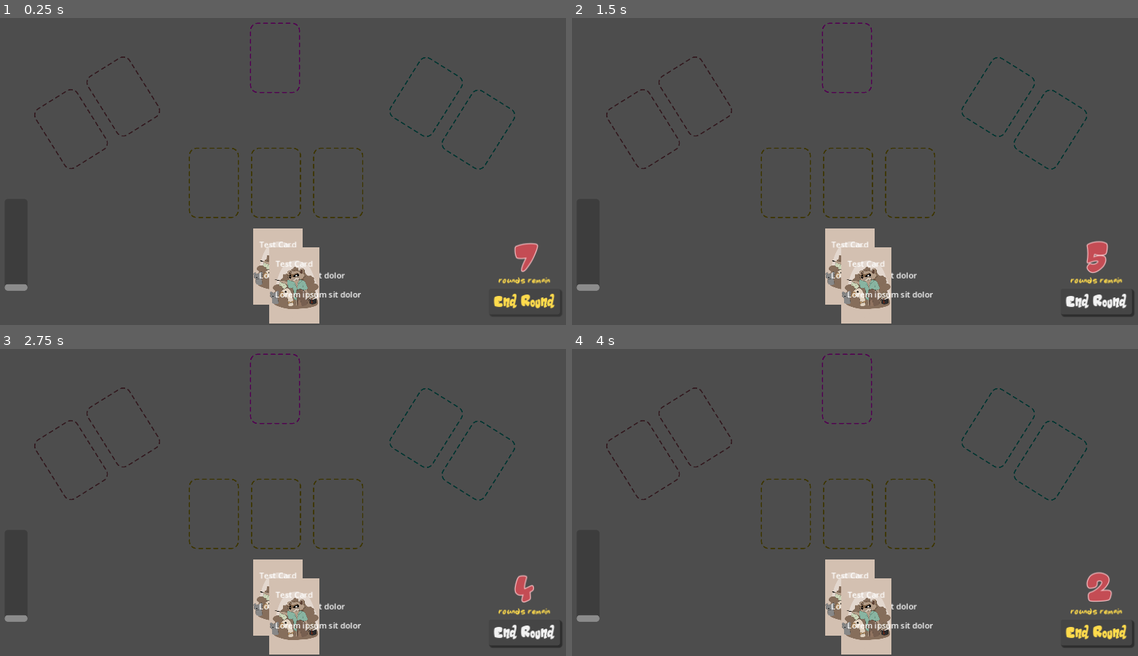
Above: before the commit, frames 1-4 (two rows, left to right).
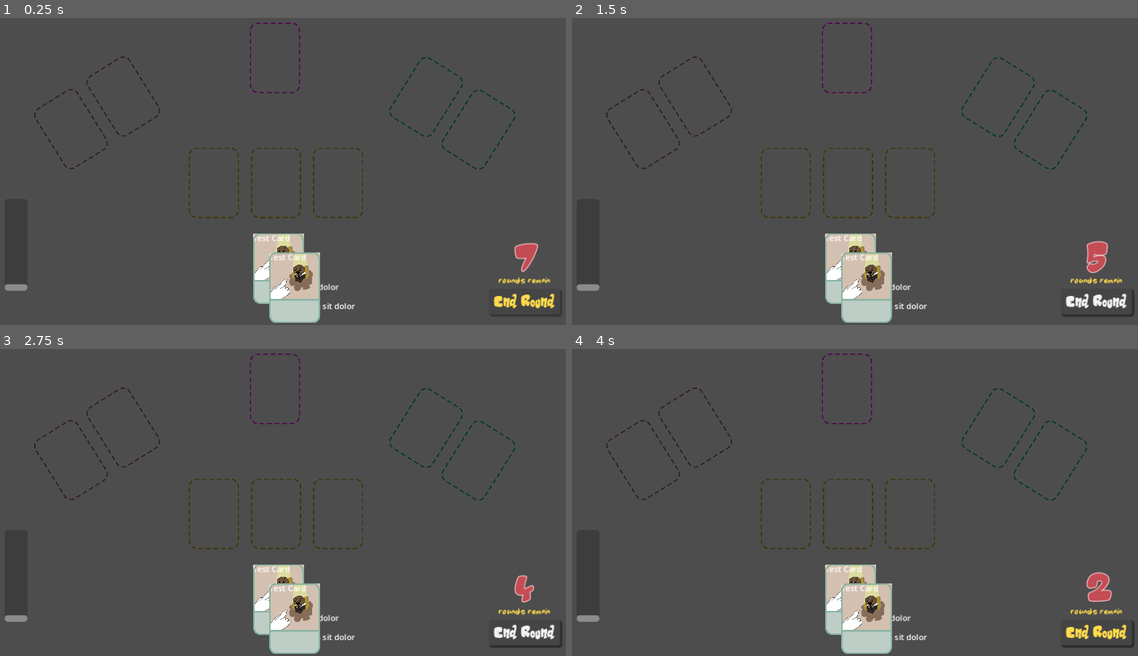
Above: after the commit, the same moments.

Repository: Doorkneel/jester-game
Game: Godot game, scene res://scenes/game.tscn
Same seed, same stepped clock (60 frames per second), same inputs: the game is played once before the commit and once after it.
Inputs (mouse positions are in pixels of both pictures, inside the frame that each line leads up to):
- Up to frame 1 (0.25 s): no input
- Up to frame 2 (1.5 s): click "End Round" at 0.5 s; click "End Round" at 1.25 s
- Up to frame 3 (2.75 s): click "End Round" at 2 s
- Up to frame 4 (4 s): tap Enter at 2.75 s; move the mouse to (787, 514) at 2.77 s; click (787, 514) at 2.85 s; tap Space at 3.5 s; move the mouse to (849, 514) at 3.52 s; click (849, 514) at 3.6 s

The runs differ from the first frame. In frame 1, 2.3% of the frame differs, in the area x 44-64%, y 68-100%; in frame 2, 2.3%; in frame 3, 2.3%; in frame 4, 2.3%.

Commit message:
Add basic card frames
Add cropped card art

Diff:
--- a/assets/set_cards.json
+++ b/cards/audience_participation.json
@@ -1,26 +1,13 @@
 {
-	"roast": {
-
-	},
-	"quip": {
-
-	},
-	"setup": {
-
-	},
-	"read_the_room": {
-
-	},
-	"audience_participation": {
-
-	},
-	"gallows_humour": {
-
-	},
-	"naughty_joke": {
-
-	},
-	"toilet_humour": {
-
-	}
+	"id" : "audience_participation",
+	"name" : "Test Card",
+	"type" : "utility",
+	"rules_text" : "Lorem ipsum sit dolor",
+	"effects" : [
+		{
+			"comedy" : 10,
+			"commonerFavour" : 20,
+			"courtFavour" : -10
+		}
+	]
 }
--- a/scenes/card.gd
+++ b/scenes/card.gd
@@ -8,9 +8,9 @@
 signal card_released(this: Card)
 
 var card_data_loc = "res://cards/"
-var card_art_loc = "res://assets/"
+var card_art_loc = "res://assets/art/"
 
-var card_id = "test_card"
+var card_id = "audience_participation"
 var card_data
 
 # Track card being dragged across multiple card instances
--- a/scenes/card.tscn
+++ b/scenes/card.tscn
@@ -1,36 +1,43 @@
-[gd_scene load_steps=4 format=3 uid="uid://onajvaufej6p"]
+[gd_scene load_steps=5 format=3 uid="uid://onajvaufej6p"]
 
 [ext_resource type="Script" path="res://scenes/card.gd" id="1_ylb3u"]
-[ext_resource type="Texture2D" uid="uid://bnoeiiac8j6kd" path="res://assets/card_back.jpeg" id="2_dpha7"]
+[ext_resource type="Texture2D" uid="uid://n75gt157tqak" path="res://assets/art/audience_participation.png" id="2_fpw6x"]
+[ext_resource type="Texture2D" uid="uid://qh3emu5ej85e" path="res://assets/frames/commoner_frame.png" id="3_qdvpb"]
 
 [sub_resource type="RectangleShape2D" id="RectangleShape2D_h7kx2"]
-size = Vector2(77, 108)
+size = Vector2(100, 140)
 
 [node name="Card" type="Area2D" groups=["cards"]]
 script = ExtResource("1_ylb3u")
 
 [node name="Art" type="Sprite2D" parent="."]
-position = Vector2(-7.62939e-06, -1.52588e-05)
-scale = Vector2(0.433333, 0.433333)
-texture = ExtResource("2_dpha7")
+position = Vector2(1, -19)
+scale = Vector2(0.447619, 0.447619)
+texture = ExtResource("2_fpw6x")
 
 [node name="CollisionShape2D" type="CollisionShape2D" parent="."]
+position = Vector2(1, 4)
 shape = SubResource("RectangleShape2D_h7kx2")
 
+[node name="RulesText" type="Label" parent="."]
+offset_left = -50.0
+offset_top = 29.0
+offset_right = 51.0
+offset_bottom = 74.0
+text = "Test text"
+
 [node name="Name" type="Label" parent="."]
-offset_left = -37.0
-offset_top = -55.0
-offset_right = 38.0
-offset_bottom = -29.0
+offset_left = -50.0
+offset_top = -68.0
+offset_right = 25.0
+offset_bottom = -42.0
 text = "Temp
 "
 
-[node name="RulesText" type="Label" parent="."]
-offset_left = -38.0
-offset_top = 6.0
-offset_right = 37.0
-offset_bottom = 53.0
+[node name="Frame" type="Sprite2D" parent="."]
+position = Vector2(1, 4.05309)
+scale = Vector2(0.442478, 0.443374)
+texture = ExtResource("3_qdvpb")
 
-[connection signal="area_entered" from="." to="." method="_on_area_entered"]
 [connection signal="mouse_entered" from="." to="." method="_on_mouse_entered"]
 [connection signal="mouse_exited" from="." to="." method="_on_mouse_exited"]
Binary file added: assets/art/audience_participation.png
Not shown, added: assets/art/audience_participation.png.import
Binary file added: assets/art/gallows_humour.png
Not shown, added: assets/art/gallows_humour.png.import
Binary file added: assets/art/heckle.png
Not shown, added: assets/art/heckle.png.import
Binary file added: assets/art/naughty_joke.png
Not shown, added: assets/art/naughty_joke.png.import
Binary file added: assets/art/offence.png
Not shown, added: assets/art/offence.png.import
Binary file added: assets/art/quip.png
Not shown, added: assets/art/quip.png.import
(and 19 more such lines)
